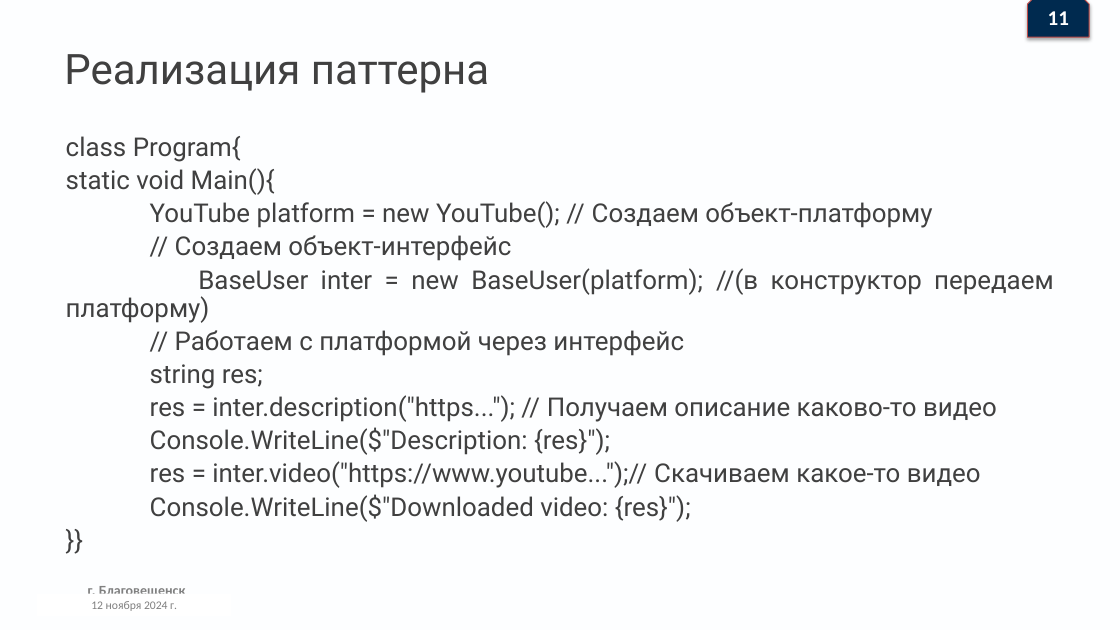
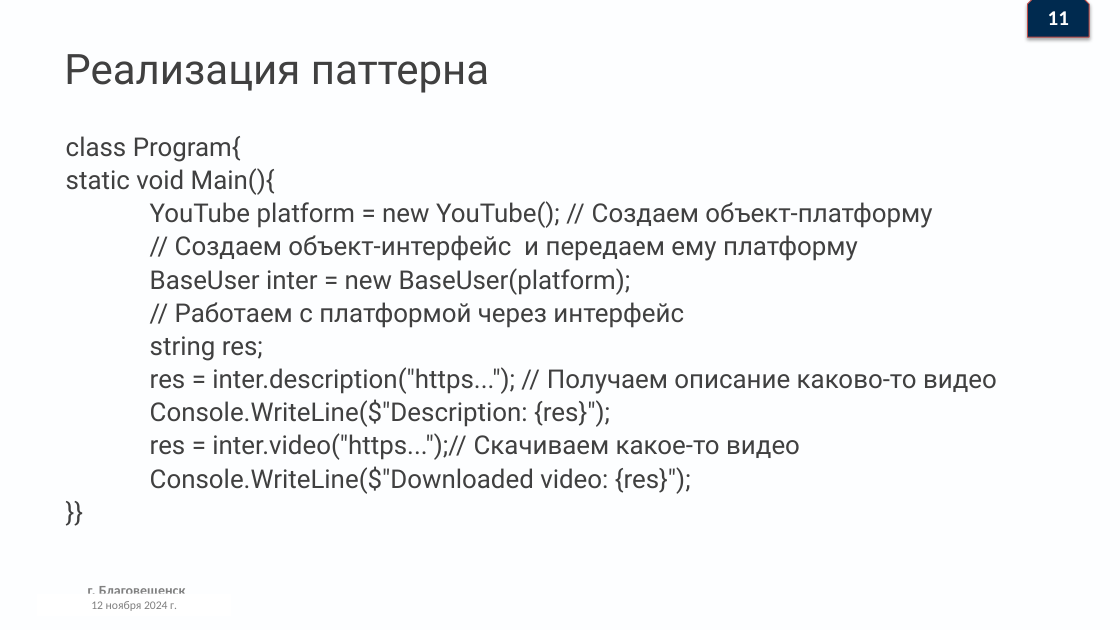
Before and after one commit to Denis-buh/Pattern-Bridge, a slide deck: slide 12 of Presentation/Презентация.pptx (slide 13 before the commit). Drawn at 1120x630 pixels with LibreOffice and Linux fonts; fonts in the diff are those of the drawing; background and template pictures are left out. Boxes give left, top, right and bottom in pixels: in the first picture for what was removed or moved away, otherwise in the second. Text is boxed around its words. In the diff, an @@ line names an element or a change of style, - is before the commit and + after.

```diff
--- a/Presentation/Презентация.pptx
+++ b/Presentation/Презентация.pptx
@@ text at (x1=150, y1=235, x2=858, y2=295): text changed @@
-// Создаем объект-интерфейс
-BaseUser inter = new BaseUser(platform); //(в конструктор передаем платформу)
+// Создаем объект-интерфейс и передаем ему платформу
+BaseUser inter = new BaseUser(platform);
@@ text at (x1=150, y1=433, x2=800, y2=460): text changed @@
-res = inter.video("https://www.youtube...");// Скачиваем какое-то видео
+res = inter.video("https...");// Скачиваем какое-то видео
```
Also in this commit, not shown: 4 other slides changed, 1 slide removed, 6 other files.
